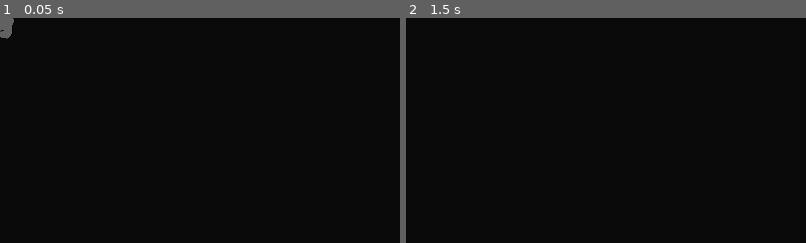
Above: before the commit, frames 1-2 (left to right).
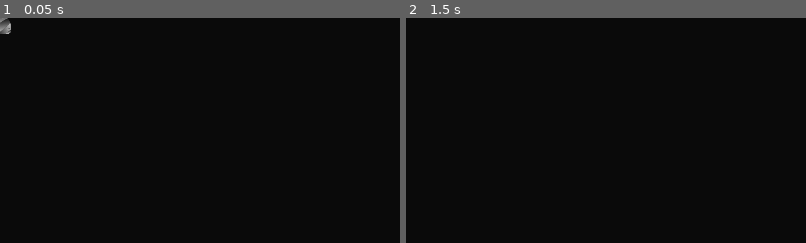
Above: after the commit, the same moments.

Repository: Harmoen/Never-Stop
Game: Godot game, scene res://source/objects/obstacle.tscn
Two runs of this game, one before a commit and one after it. Both use one fixed random seed, a clock stepped at 60 frames per second and the inputs below. This scene is started directly instead of the project's main scene.
Inputs (mouse positions are % of the whole screen's width and height, from its top left):
- Up to frame 1 (0.05 s): no input
- Up to frame 2 (1.5 s): tap Enter at 0.5 s; move the mouse to (72, 45) at 0.52 s; press the mouse at (72, 45) at 0.53 s; hold D (throttle_up) 0.53-1.28 s; tap Space at 1.25 s; move the mouse to (30, 55) at 1.27 s; release the mouse at (30, 55) at 1.28 s; hold S (down) from 1.28 s (still down); click (30, 55) at 1.35 s
The pictures show only the part of the screen within x 0-50%, y 0-50%; the shares and areas given below are measured in that part.

The runs differ from the first frame. In frame 1, 0.2% of the frame differs, in the area x 0-4%, y 0-10%; in frame 2, nothing differs.

Commit message:
Asteroids, lavender powerup, and some panel changes
Not exactly keen on how the boost and reverse button looks now. Will update when I have a pressed version. Also added the back panel texture and the front panel textures. Can we put mph/s as a grey item below the numbers? It doesn't exactly look great appended to the numbers. Speed and accel labels aren't exactly pretty either inside the black screens.

Forgot how to make spawners pick from an array of 2D textures, so I'll leave that for later.

Saw the lavender modulated powerup and made a special lavender one and replaced it!

Diff:
--- a/source/objects/obstacle.tscn
+++ b/source/objects/obstacle.tscn
@@ -1,7 +1,7 @@
 [gd_scene load_steps=4 format=3 uid="uid://dtmaj8247j8u5"]
 
 [ext_resource type="Script" path="res://source/objects/obstacle.gd" id="1_ek0w7"]
-[ext_resource type="Texture2D" uid="uid://bfgvnmba3ehb3" path="res://assets/textures/placeholder/asteroid.png" id="1_r6umr"]
+[ext_resource type="Texture2D" uid="uid://bq4671beg4nuk" path="res://assets/textures/Asteroid3.png" id="2_1xw73"]
 
 [sub_resource type="CircleShape2D" id="CircleShape2D_ngben"]
 radius = 28.0179
@@ -12,8 +12,8 @@
 speed = 200
 
 [node name="Sprite2D" type="Sprite2D" parent="."]
-scale = Vector2(0.2, 0.2)
-texture = ExtResource("1_r6umr")
+scale = Vector2(0.627907, 0.627907)
+texture = ExtResource("2_1xw73")
 
 [node name="CollisionShape2D" type="CollisionShape2D" parent="."]
 shape = SubResource("CircleShape2D_ngben")
--- a/source/objects/xp_pickup.tscn
+++ b/source/objects/xp_pickup.tscn
@@ -1,7 +1,7 @@
 [gd_scene load_steps=4 format=3 uid="uid://dwqfhc37v513l"]
 
 [ext_resource type="Script" path="res://source/objects/xp_pickup.gd" id="1_arbfl"]
-[ext_resource type="Texture2D" uid="uid://3ifcbta0gjgm" path="res://assets/textures/Powerup Base.png" id="2_t6qag"]
+[ext_resource type="Texture2D" uid="uid://fooumdv4s0rx" path="res://assets/textures/Powerup Lavender.png" id="2_5xpnh"]
 
 [sub_resource type="CircleShape2D" id="CircleShape2D_csftn"]
 radius = 20.0998
@@ -14,8 +14,7 @@
 shape = SubResource("CircleShape2D_csftn")
 
 [node name="Sprite2D" type="Sprite2D" parent="."]
-modulate = Color(1, 0.803922, 1, 1)
-texture = ExtResource("2_t6qag")
+texture = ExtResource("2_5xpnh")
 
 [node name="RayCast2D" type="RayCast2D" parent="."]
 target_position = Vector2(0, 0)
--- a/source/spaceship/spaceship.tscn
+++ b/source/spaceship/spaceship.tscn
@@ -11,7 +11,7 @@
 
 [sub_resource type="CapsuleShape2D" id="CapsuleShape2D_u4qdb"]
 radius = 24.0
-height = 180.0
+height = 188.0
 
 [sub_resource type="Curve" id="Curve_boiko"]
 _data = [Vector2(0, 1), 0.0, 0.0, 0, 0, Vector2(1, 0), 0.0, 0.0, 0, 0]
@@ -49,7 +49,7 @@
 debug_color = Color(0.722656, 0.478146, 7.70092e-07, 0.42)
 
 [node name="GPUParticles2D" type="GPUParticles2D" parent="."]
-position = Vector2(-114, -1)
+position = Vector2(-131, 0)
 amount = 28
 process_material = SubResource("ParticleProcessMaterial_y16q1")
 texture = ExtResource("3_w6wlu")
--- a/source/ui/control_panel.tscn
+++ b/source/ui/control_panel.tscn
@@ -7,6 +7,12 @@
 [ext_resource type="Script" path="res://source/ui/throttle.gd" id="3_0pmyw"]
 [ext_resource type="Texture2D" uid="uid://diqdvvp6c7an6" path="res://assets/textures/Thruster Slider.png" id="3_2byx1"]
 [ext_resource type="Texture2D" uid="uid://d3hc6iynilx64" path="res://assets/textures/Half Moon white.png" id="3_ueq75"]
+[ext_resource type="Texture2D" uid="uid://c3lr4ktqea6ul" path="res://assets/textures/Layer 1.png" id="5_dlssv"]
+[ext_resource type="Texture2D" uid="uid://cf13e037hjnq" path="res://assets/textures/Layer 3.png" id="6_xe7bs"]
+[ext_resource type="FontFile" uid="uid://cyd8uwotmuhi4" path="res://assets/fonts/futura medium condensed bt.ttf" id="8_pqu2n"]
+[ext_resource type="Texture2D" uid="uid://dfk11or15mqv4" path="res://assets/textures/Boost wordless.png" id="9_uwp70"]
+[ext_resource type="Texture2D" uid="uid://ca5vcuskf4nmi" path="res://assets/textures/Reverse wordless.png" id="11_nrqnl"]
+[ext_resource type="Texture2D" uid="uid://c7f7a0jhxaq1d" path="res://assets/textures/Pause Buttonez.png" id="12_dlyja"]
 
 [sub_resource type="ImageTexture" id="ImageTexture_uw5er"]
 
@@ -91,6 +97,33 @@
 grow_vertical = 0
 size_flags_vertical = 4
 texture = ExtResource("2_wtsyc")
+metadata/_edit_lock_ = true
+
+[node name="BackPanelTexture" type="TextureRect" parent="."]
+z_index = -1
+anchors_preset = 12
+anchor_top = 1.0
+anchor_right = 1.0
+anchor_bottom = 1.0
+offset_top = -251.0
+grow_horizontal = 2
+grow_vertical = 0
+size_flags_vertical = 4
+texture = ExtResource("5_dlssv")
+metadata/_edit_lock_ = true
+
+[node name="FrontPanelTexture" type="TextureRect" parent="."]
+z_index = 2
+anchors_preset = 12
+anchor_top = 1.0
+anchor_right = 1.0
+anchor_bottom = 1.0
+offset_top = -179.0
+offset_bottom = 1.0
+grow_horizontal = 2
+grow_vertical = 0
+size_flags_vertical = 4
+texture = ExtResource("6_xe7bs")
 metadata/_edit_lock_ = true
 
 [node name="Throttle" type="VSlider" parent="."]
@@ -117,10 +150,10 @@
 [node name="BoostBttn" type="Button" parent="."]
 unique_name_in_owner = true
 custom_minimum_size = Vector2(10, 10)
-offset_left = 1141.0
-offset_top = 530.0
-offset_right = 1240.0
-offset_bottom = 621.0
+offset_left = 1136.0
+offset_top = 525.0
+offset_right = 1276.0
+offset_bottom = 633.0
 size_flags_vertical = 3
 theme_override_styles/focus = SubResource("StyleBoxEmpty_wcmjv")
 theme_override_styles/disabled_mirrored = SubResource("StyleBoxEmpty_wcmjv")
@@ -136,27 +169,63 @@
 shortcut = SubResource("Shortcut_2aaw6")
 shortcut_feedback = false
 shortcut_in_tooltip = false
-text = "Boost"
+icon = ExtResource("9_uwp70")
 script = ExtResource("2_tssx4")
 
+[node name="Label" type="Label" parent="BoostBttn"]
+layout_mode = 1
+anchors_preset = -1
+anchor_left = 0.393
+anchor_top = 0.5
+anchor_right = 0.393
+anchor_bottom = 0.5
+offset_left = -41.02
+offset_top = -27.0
+offset_right = 39.98
+offset_bottom = 28.0
+theme_override_font_sizes/font_size = 35
+text = "BOOST"
+horizontal_alignment = 1
+vertical_alignment = 1
+
 [node name="ReverseBttn" type="Button" parent="."]
 unique_name_in_owner = true
-offset_left = 1092.0
-offset_top = 602.0
-offset_right = 1139.0
-offset_bottom = 674.0
+offset_left = 1075.0
+offset_top = 598.0
+offset_right = 1212.0
+offset_bottom = 692.0
 shortcut = SubResource("Shortcut_kpcxc")
 shortcut_feedback = false
 shortcut_in_tooltip = false
-text = "Reverse"
+icon = ExtResource("11_nrqnl")
+flat = true
 script = ExtResource("2_tssx4")
 
+[node name="Label" type="Label" parent="ReverseBttn"]
+layout_mode = 1
+anchors_preset = -1
+anchor_left = 0.393
+anchor_top = 0.5
+anchor_right = 0.393
+anchor_bottom = 0.5
+offset_left = -42.841
+offset_top = -26.0
+offset_right = 28.159
+offset_bottom = 29.0
+theme_override_font_sizes/font_size = 20
+text = "REVERSE"
+horizontal_alignment = 1
+vertical_alignment = 1
+
 [node name="PauseBttn" type="Button" parent="."]
 unique_name_in_owner = true
-offset_left = 944.0
+offset_left = 941.0
 offset_top = 652.0
-offset_right = 994.0
+offset_right = 995.0
 offset_bottom = 704.0
+icon = ExtResource("12_dlyja")
+flat = true
+icon_alignment = 1
 script = ExtResource("2_tssx4")
 
 [node name="AccelLabel" type="Label" parent="."]
@@ -166,23 +235,29 @@
 offset_top = 588.0
 offset_right = 148.0
 offset_bottom = 608.0
+theme_override_colors/font_color = Color(1, 0.623529, 0.109804, 1)
 text = "Accel : 7mph/s"
 
 [node name="SpeedLabel" type="Label" parent="."]
 unique_name_in_owner = true
 custom_minimum_size = Vector2(60, 0)
-offset_left = 671.0
+offset_left = 318.0
 offset_top = 604.0
 offset_right = 763.0
-offset_bottom = 624.0
+offset_bottom = 689.0
+theme_override_colors/font_color = Color(1, 0.623529, 0.109804, 1)
+theme_override_fonts/font = ExtResource("8_pqu2n")
+theme_override_font_sizes/font_size = 70
 text = "Speed: at least 7!!"
 
 [node name="TimeLabel" type="Label" parent="."]
 unique_name_in_owner = true
 custom_minimum_size = Vector2(60, 0)
-offset_left = 887.0
-offset_top = 593.0
-offset_right = 947.0
-offset_bottom = 613.0
+offset_left = 878.0
+offset_top = 587.0
+offset_right = 950.0
+offset_bottom = 636.0
+theme_override_colors/font_color = Color(1, 0.623529, 0.109804, 1)
+theme_override_font_sizes/font_size = 40
 text = "00:00"
 horizontal_alignment = 1
Binary file added: assets/textures/Asteroid1.png
Not shown, added: assets/textures/Asteroid1.png.import
Binary file added: assets/textures/Asteroid2.png
Not shown, added: assets/textures/Asteroid2.png.import
Binary file added: assets/textures/Asteroid3.png
Not shown, added: assets/textures/Asteroid3.png.import
Binary file added: assets/textures/Asteroid4.png
Not shown, added: assets/textures/Asteroid4.png.import
Binary file added: assets/textures/Boost Button.png
Not shown, added: assets/textures/Boost Button.png.import
Binary file added: assets/textures/Boost wordless.png
Not shown, added: assets/textures/Boost wordless.png.import
(and 6 more such lines)
